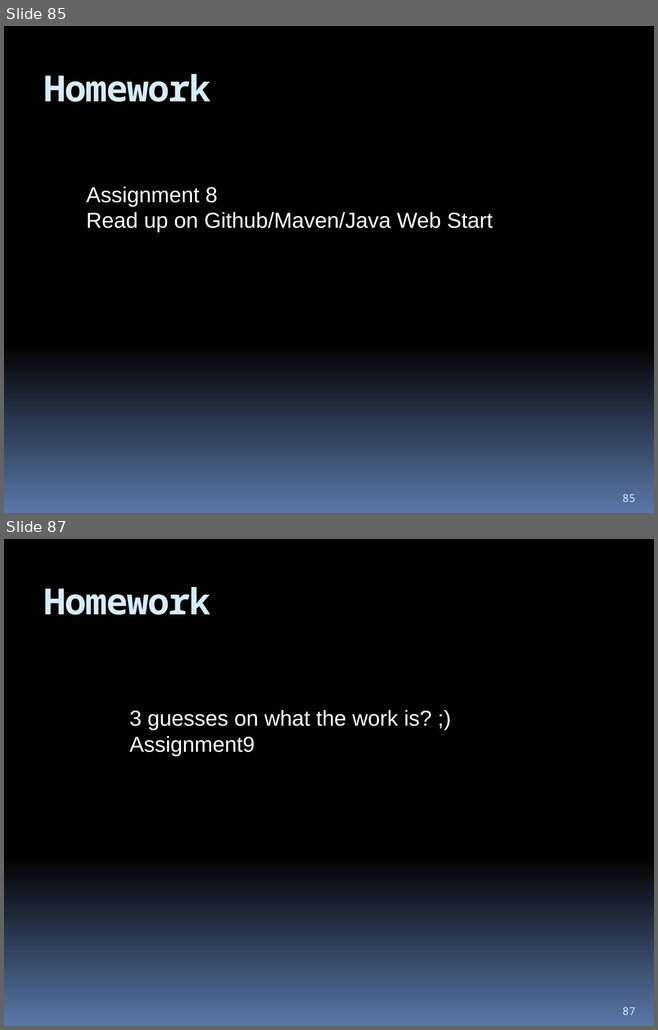
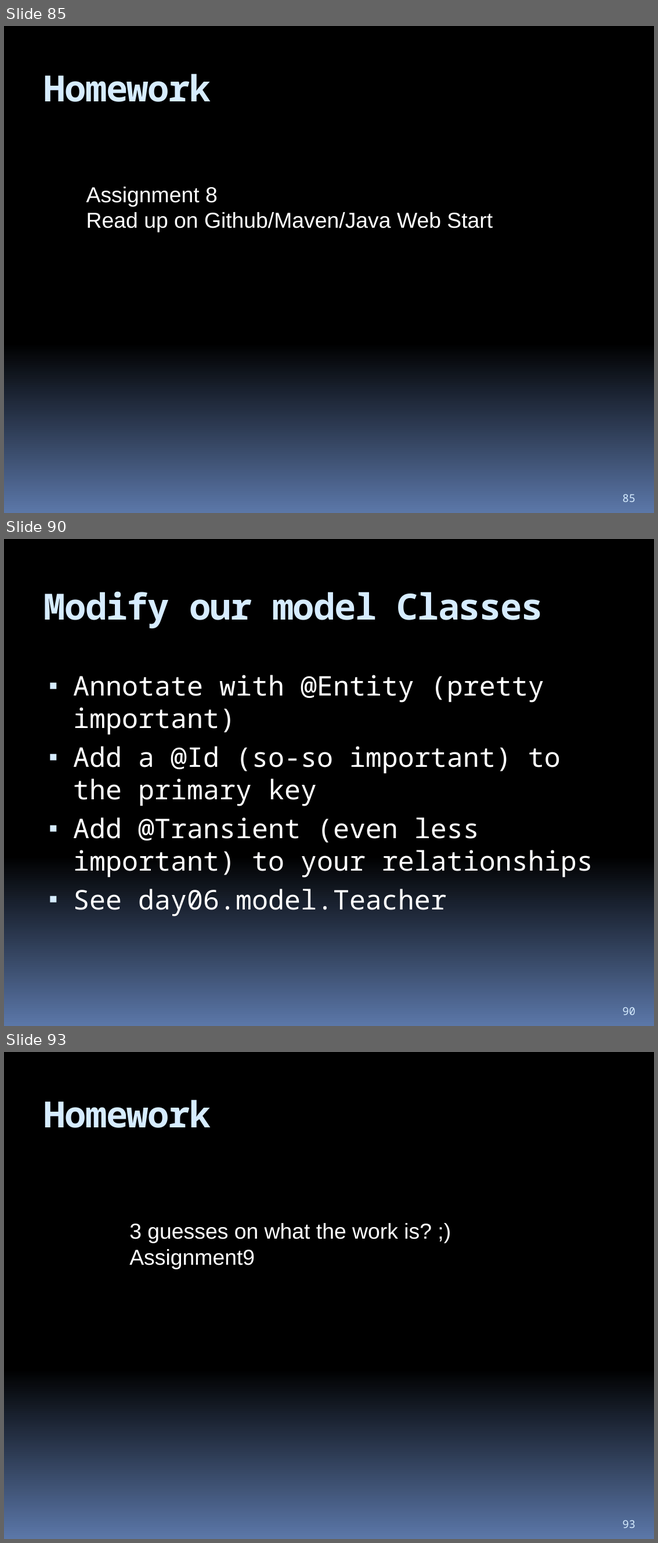
Before and after one commit to hchan/comp2613, a slide deck: coursePresentation.pptx. Shown one above the other, each under a label of ours: slides 85 and 87 before the commit, slides 85, 90 and 93 after it; the slides between them are not shown. The pictures are 658x1030 and 658x1543 pixels, drawn with LibreOffice and Linux fonts; fonts in the diff are those of the drawing. Boxes give left, top, right and bottom in pixels: in the first picture for what was removed or moved away, otherwise in the second. Text is boxed around its words. In the diff, an @@ line names an element or a change of style, - is before the commit and + after.

```diff
--- a/coursePresentation.pptx
+++ b/coursePresentation.pptx
@@ slide 90 added at box(4, 539, 654, 1026), background gradient #000000 to #5B77A8 @@
@@ title added at box(44, 591, 543, 629), 40 pt, text #D6ECFF, bold @@
+Modify our model Classes
@@ text added at box(73, 675, 593, 917), 30 pt, text #FFFFFF @@
+▪ Annotate with @Entity (pretty important)
+▪ Add a @Id (so-so important) to the primary key
+▪ Add @Transient (even less important) to your relationships
+▪ See day06.model.Teacher
@@ page number added at box(622, 1007, 635, 1015), 12 pt, text #D6ECFF @@
+90
@@ what was slide 87 is now slide 93 @@
@@ page number at box(622, 1520, 635, 1528): text changed @@
-87
+93
```
Also in this commit, not shown: 6 other slides added, 1 slide removed, 7 other files.
